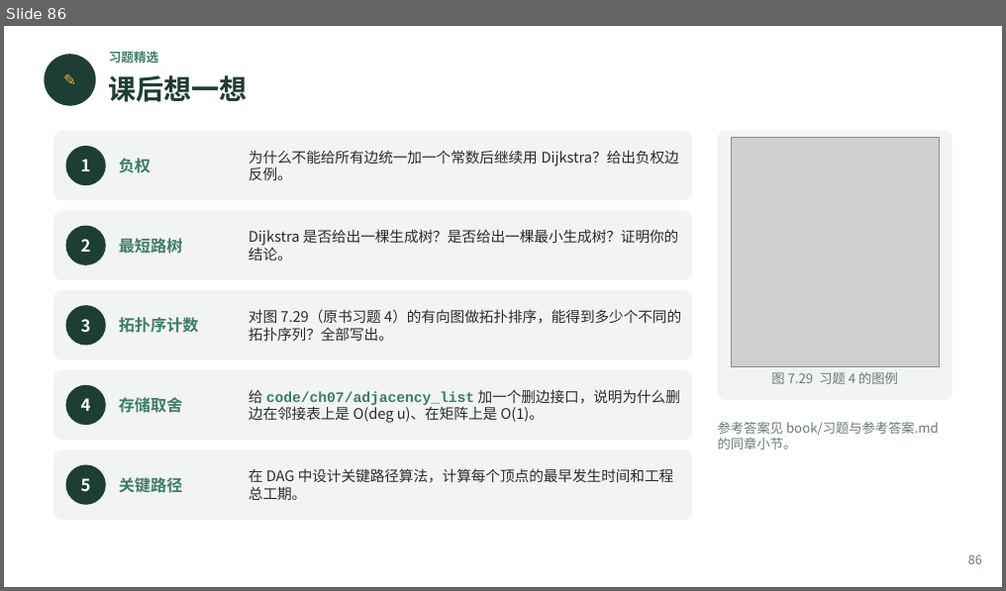
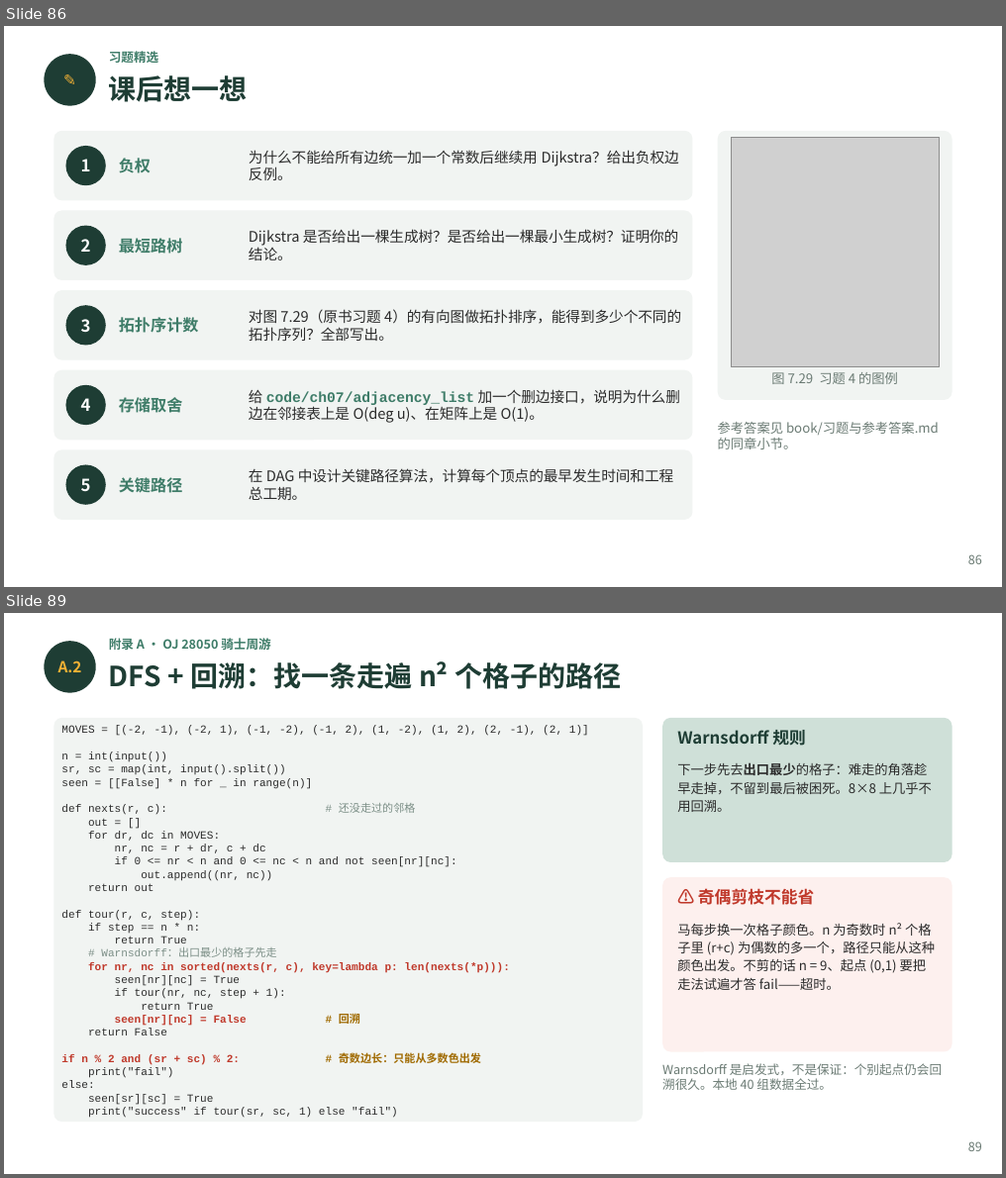
Before and after one commit to GMyhf/2026fall-cs201, a slide deck: courseware/202609_DSA_07_Graph.pptx. Shown one above the other, each under a label of ours: slide 86 before the commit, slides 86 and 89 after it; the slides between them are not shown. The pictures are 1006x591 and 1006x1178 pixels, drawn with LibreOffice and Linux fonts; fonts in the diff are those of the drawing; grey boxes stand for pictures. Boxes give left, top, right and bottom in pixels: in the first picture for what was removed or moved away, otherwise in the second. Text is boxed around its words. In the diff, an @@ line names an element or a change of style, - is before the commit and + after.

```diff
--- a/courseware/202609_DSA_07_Graph.pptx
+++ b/courseware/202609_DSA_07_Graph.pptx
@@ slide 89 added at box(4, 613, 1002, 1174), background #FFFFFF @@
@@ ellipse added at box(44, 641, 96, 693), fill #1E3D34 @@
@@ text added at box(109, 638, 270, 650), 9 pt, text #3E7C68, bold @@
+附录 A · OJ 28050 骑士周游
@@ text added at box(58, 661, 82, 672), 11 pt, text #F2B134, bold @@
+A.2
@@ text added at box(109, 662, 621, 689), 20 pt, text #1E3D34, bold @@
+DFS + 回溯：找一条走遍 n² 个格子的路径
@@ rounded rectangle added at box(54, 718, 643, 1122), fill #F1F4F2 @@
@@ text added at box(61, 726, 589, 1118), 7.9 pt, text #2B2B2B @@
+MOVES = [(-2, -1), (-2, 1), (-1, -2), (-1, 2), (1, -2), (1, 2), (2, -1), (2, 1)]
+n = int(input())
+sr, sc = map(int, input().split())
+seen = [[False] * n for _ in range(n)]
+def nexts(r, c): # 还没走过的邻格
+out = []
+for dr, dc in MOVES:
+nr, nc = r + dr, c + dc
+if 0 <= nr < n and 0 <= nc < n and not seen[nr][nc]:
+out.append((nr, nc))
+return out
+def tour(r, c, step):
+if step == n * n:
+return True
+# Warnsdorff：出口最少的格子先走
+for nr, nc in sorted(nexts(r, c), key=lambda p: len(nexts(*p))):
+seen[nr][nc] = True
+if tour(nr, nc, step + 1):
+return True
+seen[nr][nc] = False # 回溯
+return False
+if n % 2 and (sr + sc) % 2: # 奇数边长：只能从多数色出发
+print("fail")
+else:
+seen[sr][sc] = True
+print("success" if tour(sr, sc, 1) else "fail")
@@ rounded rectangle added at box(662, 718, 952, 862), fill #CFE0D8 @@
@@ text added at box(677, 730, 806, 746), 12 pt, text #1E3D34, bold @@
+Warnsdorff 规则
@@ text added at box(677, 762, 932, 812), 9.5 pt, text #2B2B2B @@
+下一步先去出口最少的格子：难走的角落趁早走掉，不留到最后被困死。8×8 上几乎不用回溯。
@@ rounded rectangle added at box(662, 877, 952, 1053), fill #FDF0EE @@
@@ text added at box(698, 888, 814, 905), 12 pt, text #C0392B, bold @@
+⚠ 奇偶剪枝不能省
@@ text added at box(677, 923, 935, 990), 9.5 pt, text #2B2B2B @@
+马每步换一次格子颜色。n 为奇数时 n² 个格子里 (r+c) 为偶数的多一个，路径只能从这种颜色出发。不剪的话 n = 9、起点 (0,1) 要把走法试遍才答 fail——超时。
@@ text added at box(662, 1063, 942, 1090), 9 pt, text #6B7B74 @@
+Warnsdorff 是启发式，不是保证：个别起点仍会回溯很久。本地 40 组数据全过。
@@ text added at box(968, 1142, 982, 1152), 9 pt, text #6B7B74 @@
+89
```
Also in this commit, not shown: 2 slides changed, 8 other slides added, 2 other files.
